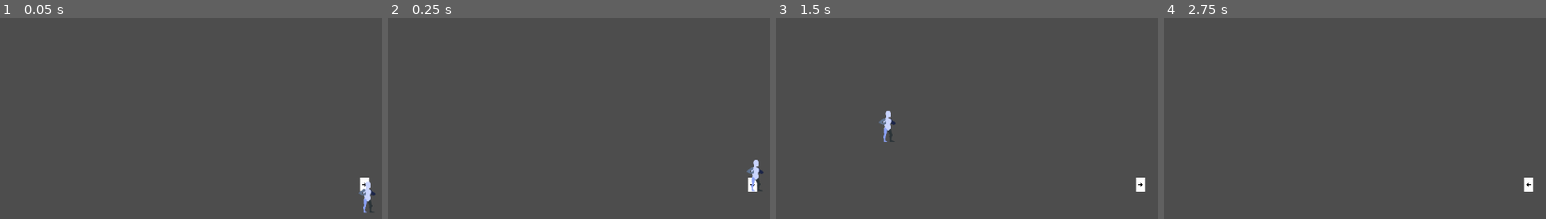
Above: before the commit, frames 1-4 (left to right).
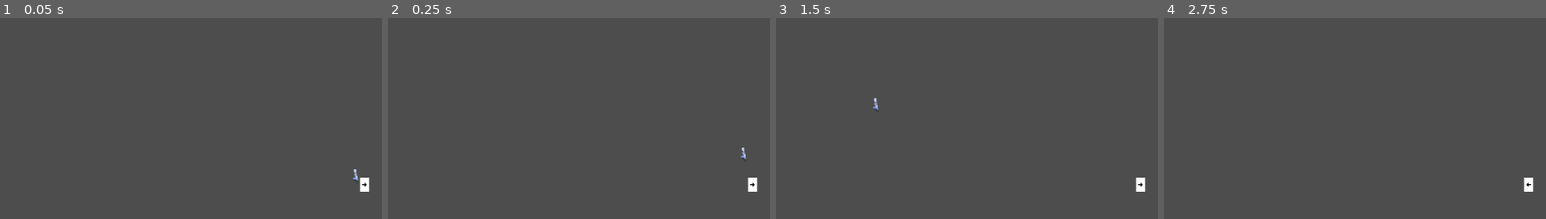
Above: after the commit, the same moments.

Repository: Puhalenthi/King-of-Speed
Game: Godot game, scene res://Scenes/Player.tscn
The game is run twice, just before and just after one commit, with the same random seed, the same clock (stepped at 60 frames per second) and the same inputs. This scene is started directly instead of the project's main scene.
Inputs (mouse positions are in pixels of both pictures, inside the frame that each line leads up to):
- Up to frame 1 (0.05 s): no input
- Up to frame 2 (0.25 s): no input
- Up to frame 3 (1.5 s): move the mouse to (outside the picture) at 0.52 s; hold Right (move_right) from 0.53 s (still down); tap Z (jump) at 0.6, 0.77, 1.07 s; move the mouse to (989, 204) at 1.27 s; tap Space (boost) at 1.35 s
- Up to frame 4 (2.75 s): tap Z (jump) at 1.52, 1.55, 1.82, 2.1 s; tap Enter at 2 s; move the mouse to (outside the picture) at 2.02 s; release Right (move_right) at 2.03 s; hold Left (move_left) from 2.03 s (still down)

The runs differ from the first frame. In frame 1, 0.3% of the frame differs, in the area x 92-99%, y 75-98%; in frame 2, 0.3%; in frame 3, 0.3%, in the area x 25-32%, y 39-62%; in frame 4, nothing differs.

Commit message:
defined looping functionality for player animations
animations in player so far:
boost run
double jump
jump
running
stop run
stun fall
wall jump

Diff:
--- a/kingofspeed/Scenes/Player.tscn
+++ b/kingofspeed/Scenes/Player.tscn
@@ -332,7 +332,7 @@
 }],
 "loop": true,
 "name": &"boost run",
-"speed": 5.0
+"speed": 12.0
 }, {
 "frames": [{
 "duration": 1.0,
@@ -368,9 +368,9 @@
 "duration": 1.0,
 "texture": SubResource("AtlasTexture_36dho")
 }],
-"loop": true,
+"loop": false,
 "name": &"double jump",
-"speed": 5.0
+"speed": 12.0
 }, {
 "frames": [{
 "duration": 1.0,
@@ -403,9 +403,9 @@
 "duration": 1.0,
 "texture": SubResource("AtlasTexture_7ldla")
 }],
-"loop": true,
+"loop": false,
 "name": &"jump",
-"speed": 5.0
+"speed": 12.0
 }, {
 "frames": [{
 "duration": 1.0,
@@ -446,7 +446,7 @@
 }],
 "loop": true,
 "name": &"running",
-"speed": 5.0
+"speed": 12.0
 }, {
 "frames": [{
 "duration": 1.0,
@@ -464,9 +464,9 @@
 "duration": 1.0,
 "texture": SubResource("AtlasTexture_n1x1j")
 }],
-"loop": true,
+"loop": false,
 "name": &"stop run",
-"speed": 5.0
+"speed": 12.0
 }, {
 "frames": [{
 "duration": 1.0,
@@ -502,9 +502,9 @@
 "duration": 1.0,
 "texture": SubResource("AtlasTexture_3uvy8")
 }],
-"loop": true,
+"loop": false,
 "name": &"stun fall",
-"speed": 5.0
+"speed": 12.0
 }, {
 "frames": [{
 "duration": 1.0,
@@ -531,9 +531,9 @@
 "duration": 1.0,
 "texture": SubResource("AtlasTexture_qavoy")
 }],
-"loop": true,
+"loop": false,
 "name": &"wall jump",
-"speed": 5.0
+"speed": 12.0
 }]
 
 [node name="Player" type="Node2D"]
@@ -556,5 +556,9 @@
 texture = ExtResource("2_kyqiw")
 
 [node name="AnimatedSprite2D" type="AnimatedSprite2D" parent="."]
+position = Vector2(-3, -14)
+scale = Vector2(0.466797, 0.466797)
 sprite_frames = SubResource("SpriteFrames_w4w4b")
-animation = &"stun fall"
+animation = &"wall jump"
+frame = 7
+frame_progress = 1.0
--- a/kingofspeed/Scenes/player.tscn
+++ b/kingofspeed/Scenes/player.tscn
@@ -332,7 +332,7 @@
 }],
 "loop": true,
 "name": &"boost run",
-"speed": 5.0
+"speed": 12.0
 }, {
 "frames": [{
 "duration": 1.0,
@@ -368,9 +368,9 @@
 "duration": 1.0,
 "texture": SubResource("AtlasTexture_36dho")
 }],
-"loop": true,
+"loop": false,
 "name": &"double jump",
-"speed": 5.0
+"speed": 12.0
 }, {
 "frames": [{
 "duration": 1.0,
@@ -403,9 +403,9 @@
 "duration": 1.0,
 "texture": SubResource("AtlasTexture_7ldla")
 }],
-"loop": true,
+"loop": false,
 "name": &"jump",
-"speed": 5.0
+"speed": 12.0
 }, {
 "frames": [{
 "duration": 1.0,
@@ -446,7 +446,7 @@
 }],
 "loop": true,
 "name": &"running",
-"speed": 5.0
+"speed": 12.0
 }, {
 "frames": [{
 "duration": 1.0,
@@ -464,9 +464,9 @@
 "duration": 1.0,
 "texture": SubResource("AtlasTexture_n1x1j")
 }],
-"loop": true,
+"loop": false,
 "name": &"stop run",
-"speed": 5.0
+"speed": 12.0
 }, {
 "frames": [{
 "duration": 1.0,
@@ -502,9 +502,9 @@
 "duration": 1.0,
 "texture": SubResource("AtlasTexture_3uvy8")
 }],
-"loop": true,
+"loop": false,
 "name": &"stun fall",
-"speed": 5.0
+"speed": 12.0
 }, {
 "frames": [{
 "duration": 1.0,
@@ -531,9 +531,9 @@
 "duration": 1.0,
 "texture": SubResource("AtlasTexture_qavoy")
 }],
-"loop": true,
+"loop": false,
 "name": &"wall jump",
-"speed": 5.0
+"speed": 12.0
 }]
 
 [node name="Player" type="Node2D"]
@@ -556,5 +556,9 @@
 texture = ExtResource("2_kyqiw")
 
 [node name="AnimatedSprite2D" type="AnimatedSprite2D" parent="."]
+position = Vector2(-3, -14)
+scale = Vector2(0.466797, 0.466797)
 sprite_frames = SubResource("SpriteFrames_w4w4b")
-animation = &"stun fall"
+animation = &"wall jump"
+frame = 7
+frame_progress = 1.0
